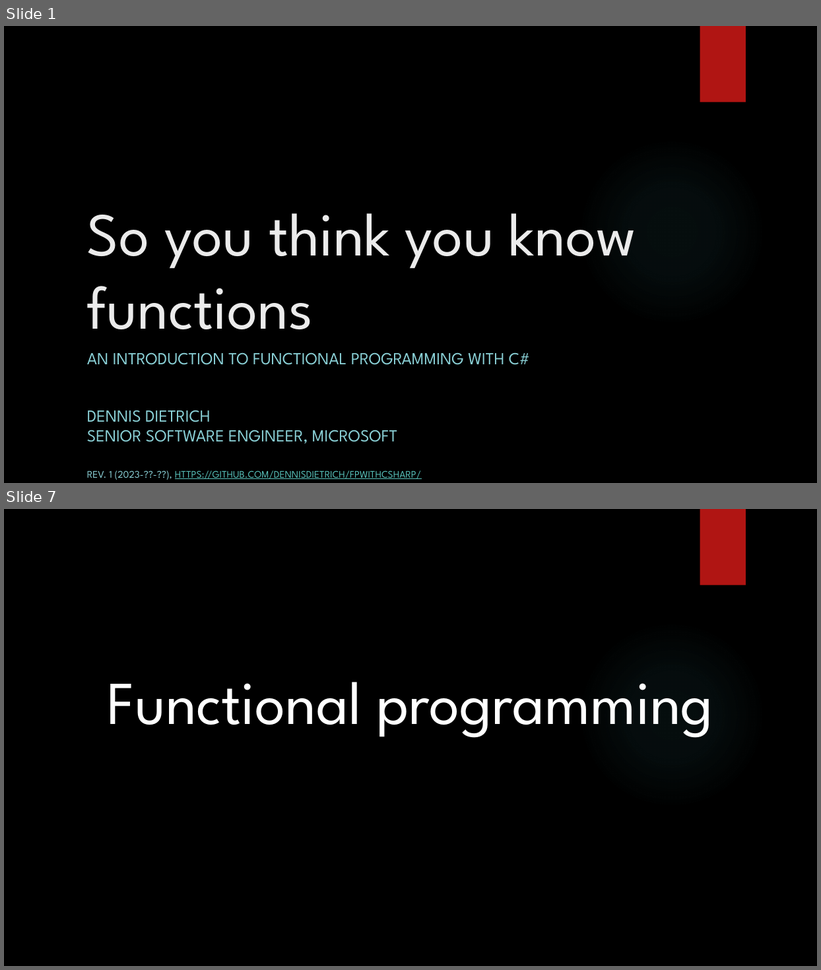
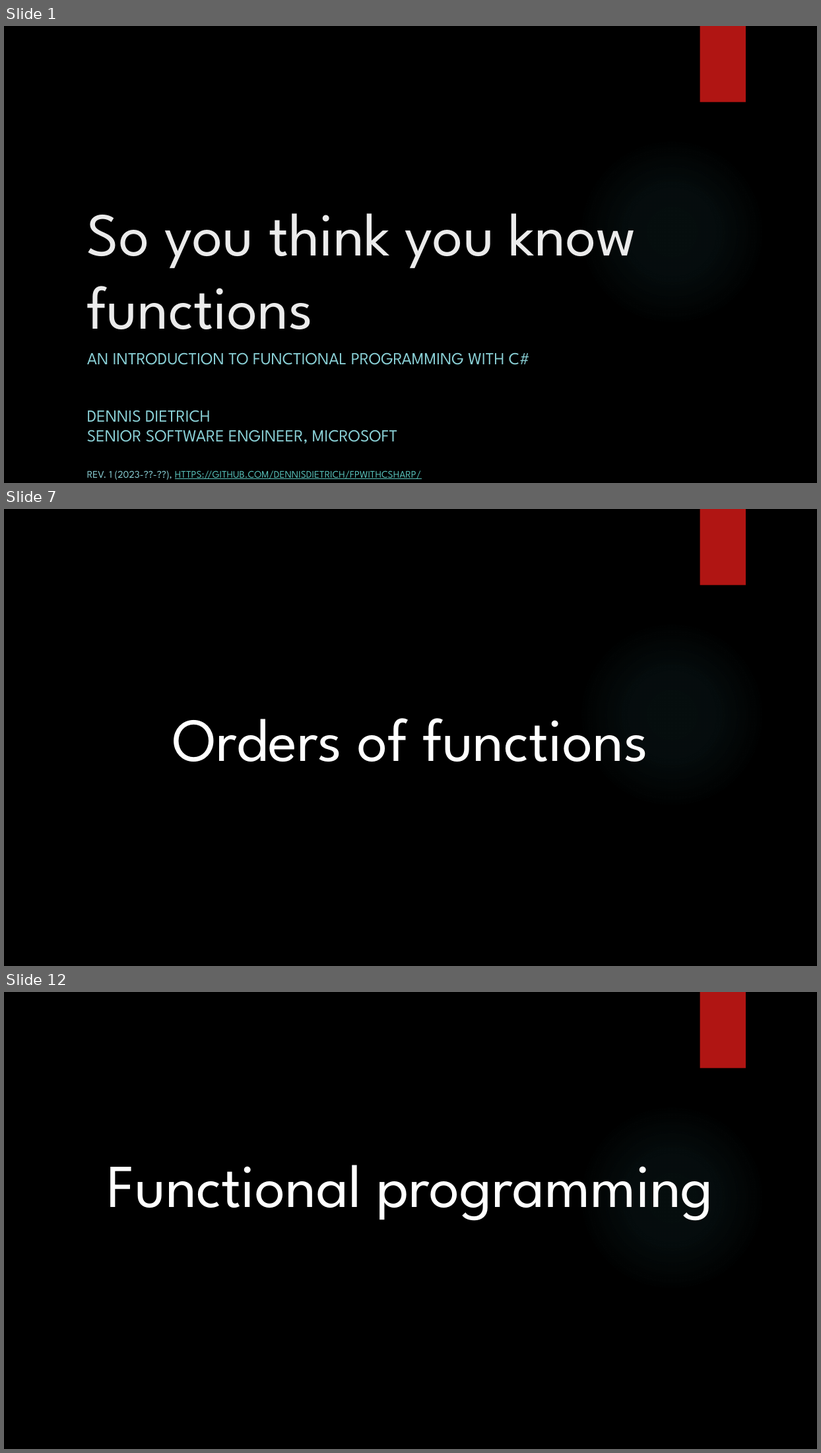
Before and after one commit to dennisdietrich/FpWithCSharp, a slide deck: doc/Introduction to FP with C#.pptx. Shown one above the other, each under a label of ours: slides 1 and 7 before the commit, slides 1, 7 and 12 after it; the slides between them are not shown. The pictures are 821x970 and 821x1453 pixels, drawn with LibreOffice and Linux fonts; fonts in the diff are those of the drawing; background and template pictures are left out. Boxes give left, top, right and bottom in pixels: in the first picture for what was removed or moved away, otherwise in the second. Text is boxed around its words. In the diff, an @@ line names an element or a change of style, - is before the commit and + after.

Commit message:
Added a few (halfbaked) slides about functions

```diff
--- a/doc/Introduction to FP with C#.pptx
+++ b/doc/Introduction to FP with C#.pptx
@@ slide 7 added at (4, 509, 817, 966), background picture (left out); not listed: 2 template elements that a slide beside it also shows @@
@@ title added at (172, 718, 648, 762), 72 pt, text #FFFFFF @@
+Orders of functions
@@ what was slide 7 is now slide 12 @@
```
Also in this commit, not shown: 5 slides changed, 4 other slides added.
